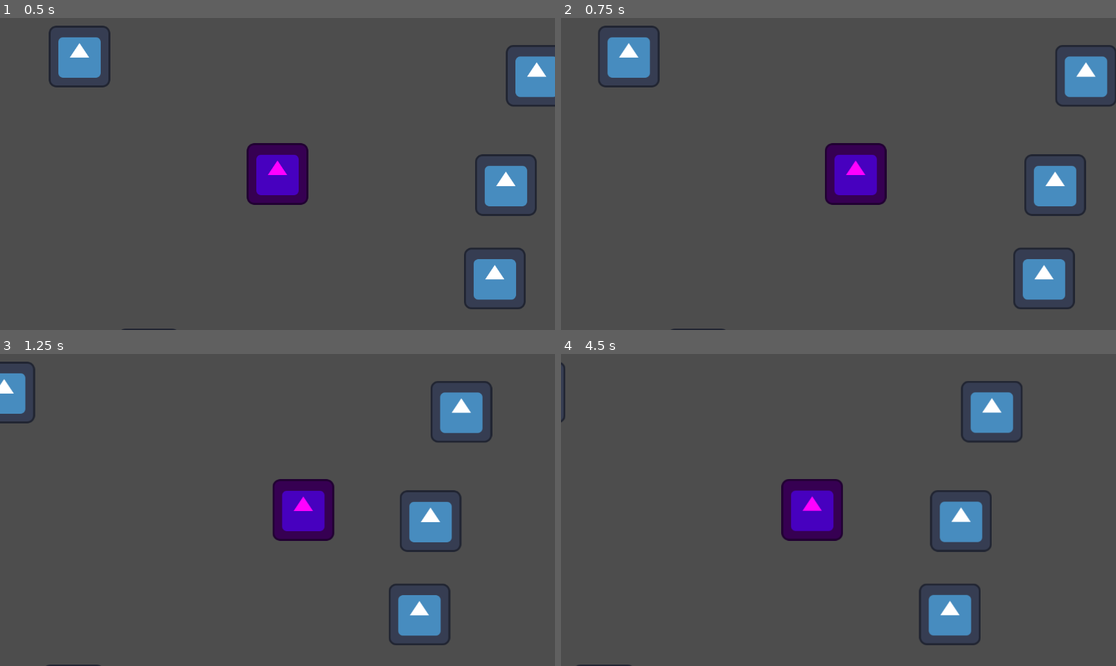
Above: before the commit, frames 1-4 (two rows, left to right).
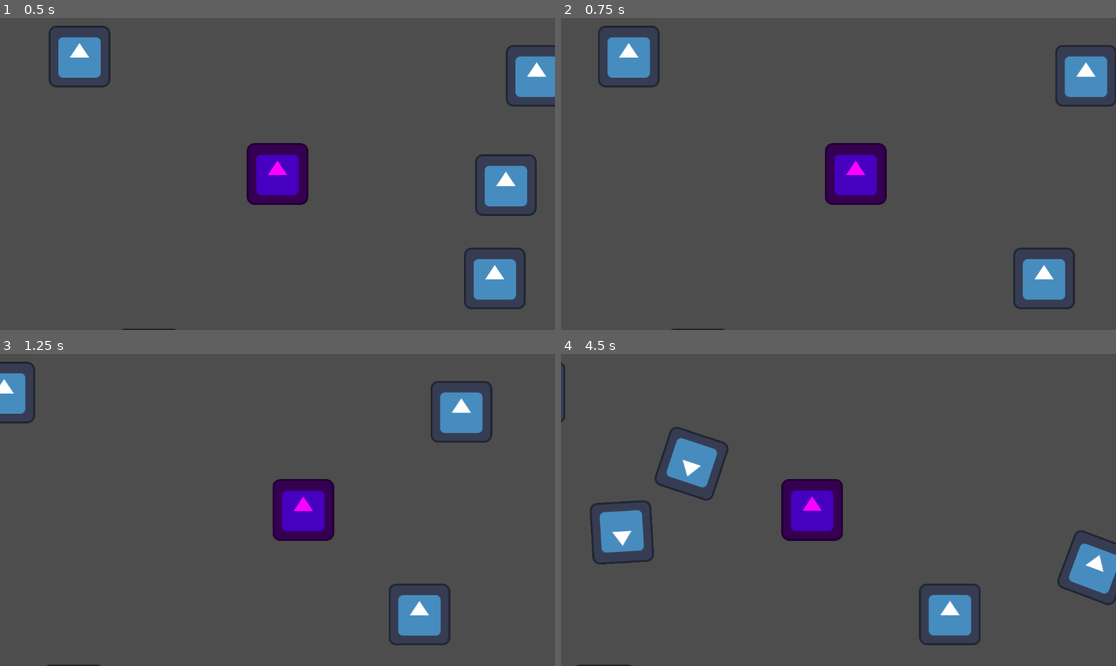
Above: after the commit, the same moments.

Repository: pingwin01games/BialJam2024
Game: Godot game, scene res://scene/world.tscn
Two runs of this game, one before a commit and one after it. Both use one fixed random seed, a clock stepped at 60 frames per second and the inputs below. The engine's default icon, where the game draws it, is replaced by a stand-in: a white triangle on a blue panel in a dark square.
Inputs (mouse positions are in pixels of both pictures, inside the frame that each line leads up to):
- Up to frame 1 (0.5 s): no input
- Up to frame 2 (0.75 s): tap Enter at 0.5 s; move the mouse to (960, 158) at 0.52 s; hold Right (ui_right) from 0.53 s (still down); click (960, 158) at 0.6 s
- Up to frame 3 (1.25 s): keep holding Right (ui_right)
- Up to frame 4 (4.5 s): move the mouse to (727, 525) at 1.27 s; release Right (ui_right) at 1.28 s; hold Down (ui_down) 1.28-2.03 s; click (727, 525) at 1.35 s; move the mouse to (894, 441) at 2.02 s; hold Right (ui_right) 2.03-2.78 s; click (894, 441) at 2.1 s; move the mouse to (810, 572) at 2.77 s; hold Up (ui_up) 2.78-3.53 s; click (810, 572) at 2.85 s; move the mouse to (1005, 556) at 3.52 s; hold Left (ui_left) from 3.53 s (still down); click (1005, 556) at 3.6 s; move the mouse to (672, 463) at 4.27 s; click (672, 463) at 4.35 s

Frame 1 is identical in both runs. In frame 2, 1.3% of the frame differs, in the area x 83-95%, y 43-64%; in frame 3, 1.3%; in frame 4, 6.4%, in the area x 5-100%, y 8-81%.

Commit message:
dodano pile
mozna strzelac i niszczy rzeczy

Diff:
--- a/scene/gracz.tscn
+++ b/scene/gracz.tscn
@@ -19,9 +19,6 @@
 [node name="Camera2D" type="Camera2D" parent="."]
 position_smoothing_enabled = true
 
-[node name="bron" type="RayCast2D" parent="."]
-collision_mask = 2
-
 [node name="RoF" type="Timer" parent="."]
 wait_time = 0.5
 
--- /dev/null
+++ b/scene/pila.tscn
@@ -0,0 +1,30 @@
+[gd_scene load_steps=5 format=3 uid="uid://d4pt4jdbqiin"]
+
+[ext_resource type="Script" path="res://script/pila.gd" id="1_u25rv"]
+[ext_resource type="Texture2D" uid="uid://cojaxssn6g72v" path="res://icon.svg" id="1_w4go6"]
+
+[sub_resource type="RectangleShape2D" id="RectangleShape2D_jkv4f"]
+size = Vector2(128, 128)
+
+[sub_resource type="CircleShape2D" id="CircleShape2D_mp0yi"]
+radius = 128.0
+
+[node name="Pila" type="CharacterBody2D"]
+collision_layer = 0
+collision_mask = 0
+script = ExtResource("1_u25rv")
+
+[node name="Sprite2D" type="Sprite2D" parent="."]
+texture = ExtResource("1_w4go6")
+
+[node name="CollisionShape2D" type="CollisionShape2D" parent="."]
+shape = SubResource("RectangleShape2D_jkv4f")
+
+[node name="Area_Of_Damage" type="Area2D" parent="."]
+collision_layer = 8
+collision_mask = 7
+
+[node name="CollisionShape2D" type="CollisionShape2D" parent="Area_Of_Damage"]
+shape = SubResource("CircleShape2D_mp0yi")
+
+[connection signal="body_entered" from="Area_Of_Damage" to="." method="_on_area_of_damage_body_entered"]
--- a/script/gracz.gd
+++ b/script/gracz.gd
@@ -1,8 +1,7 @@
 extends CharacterBody2D
 
-@onready var bron = $bron
 @onready var rof = $RoF
-
+@onready var pocisk = preload("res://scene/pila.tscn")
 
 const SPEED = 300.0
 
@@ -27,14 +26,18 @@
 		velocity.x = move_toward(velocity.x, 0, SPEED * 0.05)
 		velocity.y = move_toward(velocity.y, 0, SPEED * 0.05)
 
-	bron.target_position = get_global_mouse_position() - position
+
 
 	if Input.is_action_just_pressed("shoot") and canshoot:
-		if bron.is_colliding():
-			rof.start()
-			var cell = bron.get_collider()
-			cell.queue_free()
-			canshoot = false
+
+		rof.start()
+		var bul = pocisk.instantiate()
+		var atanek2 = atan2(get_global_mouse_position().y-position.y, get_global_mouse_position().x-position.x)
+		bul.position = position + Vector2(300,0).rotated(atanek2)
+		bul.rotation = atanek2
+		get_tree().root.add_child(bul)
+
+		canshoot = false
 
 
 	move_and_slide()
--- /dev/null
+++ b/script/pila.gd
@@ -0,0 +1,15 @@
+extends CharacterBody2D
+
+const SPEED = 50
+
+
+func _physics_process(delta):
+
+	velocity = Vector2.RIGHT.rotated(rotation) * SPEED
+
+	move_and_slide()
+
+
+func _on_area_of_damage_body_entered(body):
+	body.queue_free()
+	queue_free()
